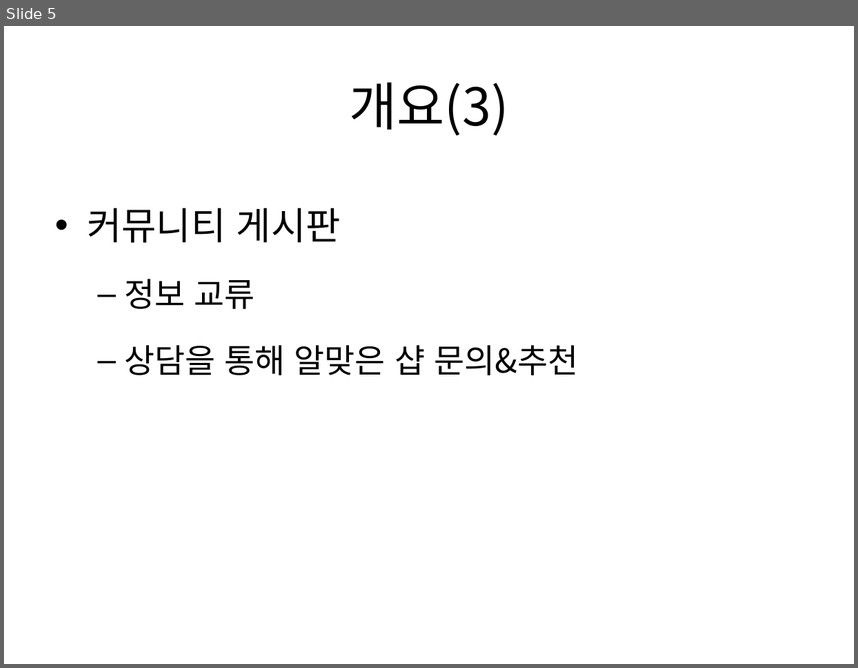
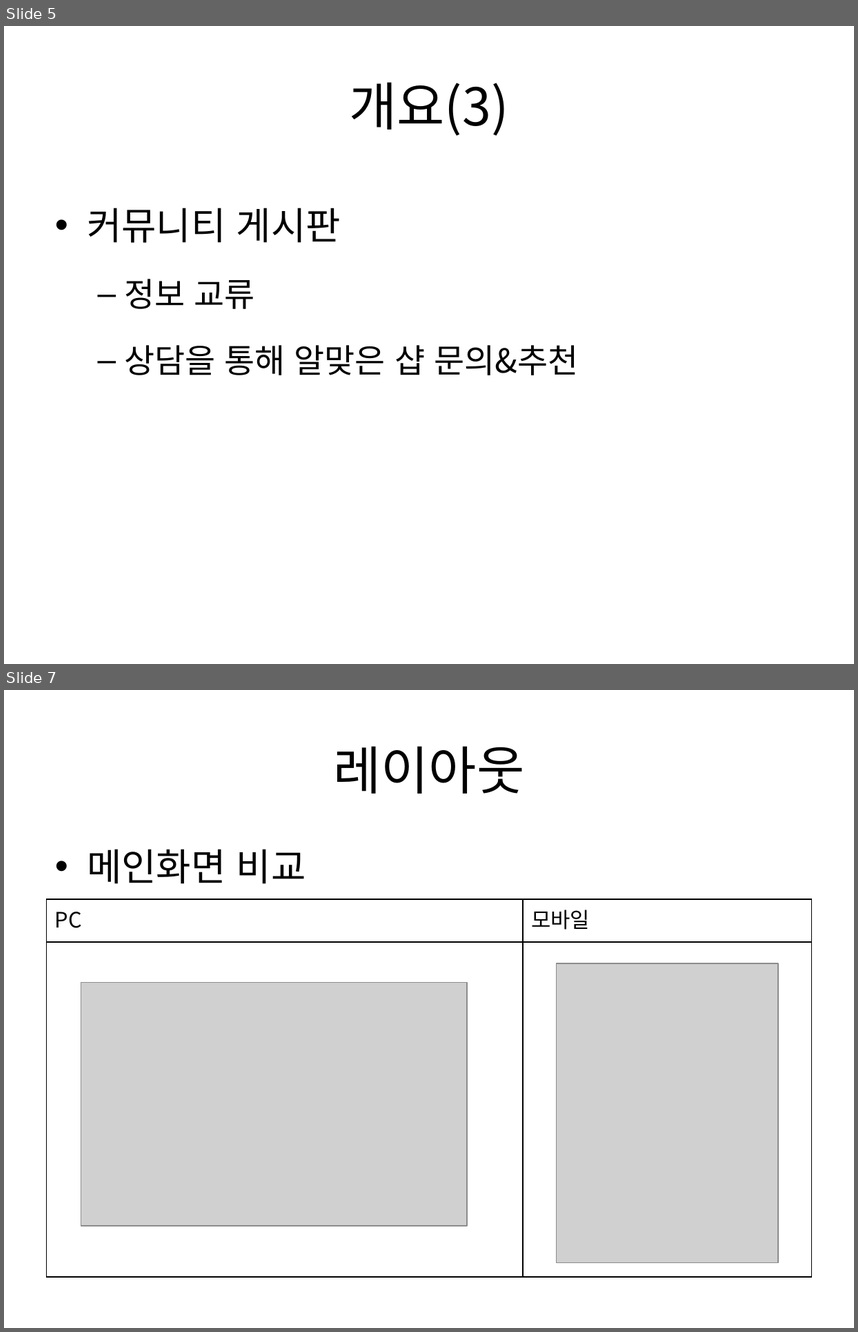
Before and after one commit to kurodari/ttm, a slide deck: docs/ttm 기획서 pt.pptx. Shown one above the other, each under a label of ours: slide 5 before the commit, slides 5 and 7 after it; the slides between them are not shown. The pictures are 858x668 and 858x1332 pixels, drawn with LibreOffice and Linux fonts; fonts in the diff are those of the drawing; grey boxes stand for pictures. Boxes give left, top, right and bottom in pixels: in the first picture for what was removed or moved away, otherwise in the second. Text is boxed around its words. In the diff, an @@ line names an element or a change of style, - is before the commit and + after.

Commit message:
메인화면 레이아웃 개요 추가

```diff
--- a/docs/ttm 기획서 pt.pptx
+++ b/docs/ttm 기획서 pt.pptx
@@ slide 7 added at (x1=4, y1=690, x2=854, y2=1328), background #FFFFFF @@
@@ title added at (x1=333, y1=746, x2=524, y2=793), 44 pt, text #000000 @@
+레이아웃
@@ text added at (x1=87, y1=849, x2=306, y2=884), 32 pt, text #000000 @@
+• 메인화면 비교
@@ table added at (x1=47, y1=899, x2=811, y2=1276), 2 rows, 2 columns @@
+PC | 모바일
+ | 
@@ picture added at (x1=557, y1=964, x2=778, y2=1263) @@
@@ picture added at (x1=81, y1=983, x2=467, y2=1225) @@
```
Also in this commit, not shown: 1 slide changed, 2 other slides added.
